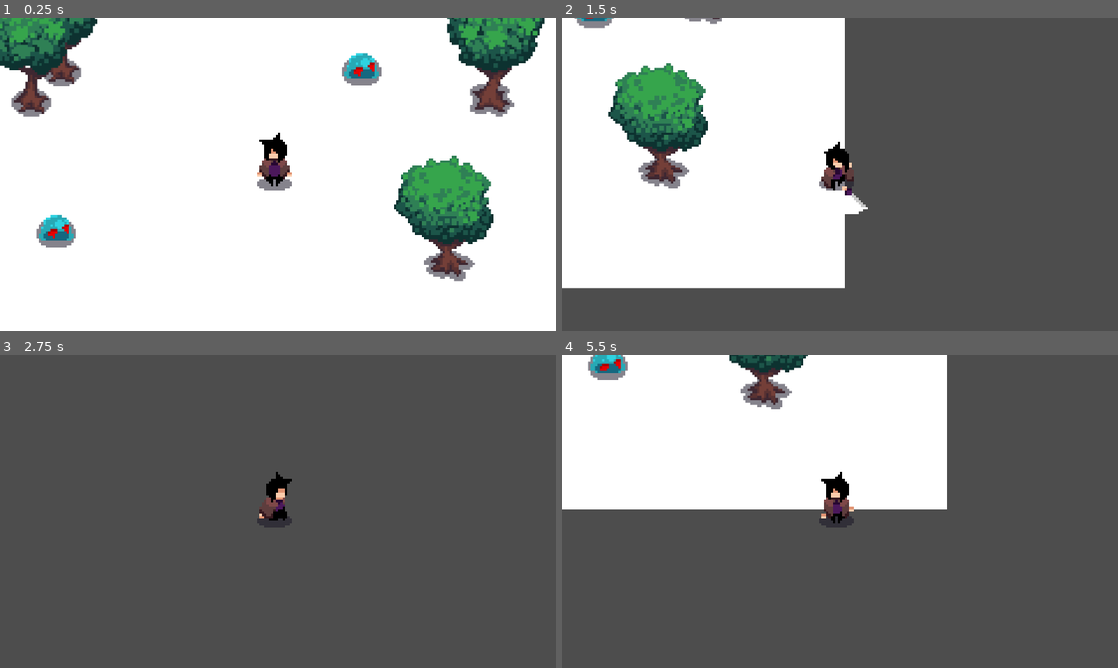
Above: before the commit, frames 1-4 (two rows, left to right).
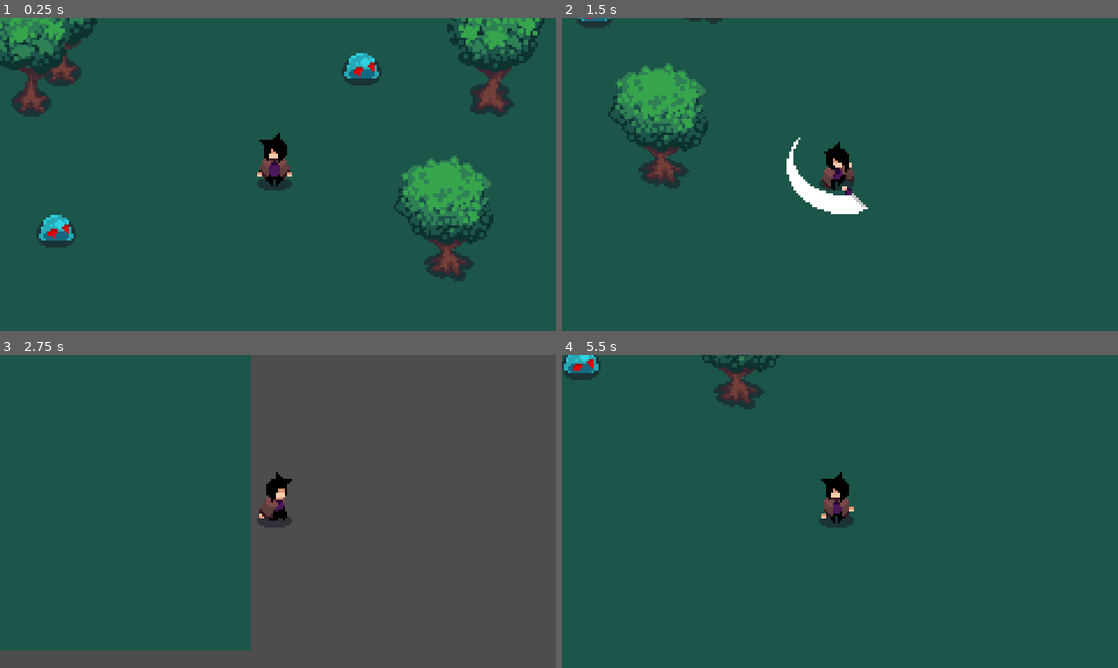
Above: after the commit, the same moments.

Repository: Jaycee293/First-Isometric
Game: Godot game, scene res://scenes/game.tscn
Two runs of this game, one before a commit and one after it. Both use one fixed random seed, a clock stepped at 60 frames per second and the inputs below.
Inputs:
- Up to frame 1 (0.25 s): no input
- Up to frame 2 (1.5 s): hold D (move_right) 0.53-1.28 s; tap Space (attack) at 0.6, 1.35 s; hold S (move_down) from 1.28 s (still down)
- Up to frame 3 (2.75 s): release S (move_down) at 2.03 s; hold D (move_right) from 2.03 s (still down); tap Space (attack) at 2.1 s
- Up to frame 4 (5.5 s): release D (move_right) at 2.78 s; hold W (move_up) 2.78-3.53 s; tap Space (attack) every 0.75 s from 2.85 to 5.1 s; hold A (move_left) 3.53-5.03 s; hold S (move_down) from 5.03 s (still down)

The runs differ from the first frame. In frame 1, 89% of the frame differs, in the area x 0-100%, y 0-100%; in frame 2, 94%; in frame 3, 43%; in frame 4, 99%.

Commit message:
attack, slime death
-finally hitbox works!
-still have to figure out the masks on slimes

Diff:
--- a/scenes/game.tscn
+++ b/scenes/game.tscn
@@ -10,10 +10,13 @@
 y_sort_enabled = true
 
 [node name="ColorRect" type="ColorRect" parent="."]
-offset_left = -140.0
-offset_top = -84.0
-offset_right = 154.0
-offset_bottom = 85.0
+z_index = -1
+offset_left = -270.0
+offset_top = -181.0
+offset_right = 24.0
+offset_bottom = -12.0
+scale = Vector2(1.8717445, 2.2895832)
+color = Color(0.10980392, 0.33333334, 0.28627452, 1)
 
 [node name="Player" parent="." instance=ExtResource("1_uwrxv")]
 position = Vector2(1, -11)
--- a/scenes/player.tscn
+++ b/scenes/player.tscn
@@ -622,7 +622,7 @@
 tracks/3/keys = {
 "times": PackedFloat32Array(0),
 "transitions": PackedFloat32Array(1),
-"update": 0,
+"update": 1,
 "values": [Vector2(0, 0)]
 }
 tracks/4/type = "value"
@@ -634,7 +634,7 @@
 tracks/4/keys = {
 "times": PackedFloat32Array(0),
 "transitions": PackedFloat32Array(1),
-"update": 0,
+"update": 1,
 "values": [0.0]
 }
 tracks/5/type = "value"
@@ -646,7 +646,7 @@
 tracks/5/keys = {
 "times": PackedFloat32Array(0),
 "transitions": PackedFloat32Array(1),
-"update": 0,
+"update": 1,
 "values": [Vector2(1, 1)]
 }
 tracks/6/type = "value"
@@ -658,12 +658,12 @@
 tracks/6/keys = {
 "times": PackedFloat32Array(0),
 "transitions": PackedFloat32Array(1),
-"update": 0,
+"update": 1,
 "values": [PackedVector2Array(-16, -9, -18, -9, -23, -1, -22, 13, -10, 24, 9, 26, 16, 21, 8, 13, -11, 8)]
 }
 tracks/7/type = "value"
 tracks/7/imported = false
-tracks/7/enabled = true
+tracks/7/enabled = false
 tracks/7/path = NodePath("Attack/MyHitBox/CollisionPolygon2D:disabled")
 tracks/7/interp = 1
 tracks/7/loop_wrap = true
@@ -671,7 +671,7 @@
 "times": PackedFloat32Array(0),
 "transitions": PackedFloat32Array(1),
 "update": 1,
-"values": [true]
+"values": [false]
 }
 
 [sub_resource type="Animation" id="Animation_y4r1p"]
@@ -723,7 +723,7 @@
 tracks/3/keys = {
 "times": PackedFloat32Array(0.06688266, 0.27075392),
 "transitions": PackedFloat32Array(1, 1),
-"update": 0,
+"update": 1,
 "values": [Vector2(0, 0), Vector2(0, 0)]
 }
 tracks/4/type = "value"
@@ -735,7 +735,7 @@
 tracks/4/keys = {
 "times": PackedFloat32Array(0.06688266, 0.27075392),
 "transitions": PackedFloat32Array(1, 1),
-"update": 0,
+"update": 1,
 "values": [0.0, 0.0]
 }
 tracks/5/type = "value"
@@ -747,7 +747,7 @@
 tracks/5/keys = {
 "times": PackedFloat32Array(0.06688266, 0.27075392),
 "transitions": PackedFloat32Array(1, 1),
-"update": 0,
+"update": 1,
 "values": [Vector2(1, 1), Vector2(1, 1)]
 }
 tracks/6/type = "value"
@@ -759,7 +759,7 @@
 tracks/6/keys = {
 "times": PackedFloat32Array(0.06688266, 0.27075392),
 "transitions": PackedFloat32Array(1, 1),
-"update": 0,
+"update": 1,
 "values": [PackedVector2Array(-16, -9, -18, -9, -23, -1, -22, 13, -10, 24, 9, 26, 16, 21, 8, 13, -11, 8), PackedVector2Array(-7, 12, -7, 13, -7, 14, -7, 15, -10, 24, 9, 26, 16, 21, 8, 13, -6, 12)]
 }
 tracks/7/type = "value"
@@ -769,10 +769,10 @@
 tracks/7/interp = 1
 tracks/7/loop_wrap = true
 tracks/7/keys = {
-"times": PackedFloat32Array(0, 0.33360752),
-"transitions": PackedFloat32Array(1, 1),
-"update": 1,
-"values": [false, true]
+"times": PackedFloat32Array(0, 0.065767206, 0.1681353),
+"transitions": PackedFloat32Array(1, 1, 1),
+"update": 1,
+"values": [true, false, true]
 }
 
 [sub_resource type="AnimationLibrary" id="AnimationLibrary_3v2ag"]
@@ -802,6 +802,7 @@
 [node name="MyHitBox" type="Area2D" parent="Attack"]
 collision_layer = 2
 collision_mask = 4
+monitorable = false
 script = ExtResource("11_d2wvv")
 metadata/_custom_type_script = "uid://ccnjq8vodv02x"
 
--- a/scenes/slime.tscn
+++ b/scenes/slime.tscn
@@ -1,11 +1,11 @@
-[gd_scene load_steps=13 format=3 uid="uid://3f26hrjg8ktd"]
+[gd_scene load_steps=14 format=3 uid="uid://3f26hrjg8ktd"]
 
 [ext_resource type="Script" uid="uid://betttjg6ojej7" path="res://scripts/slime.gd" id="1_2npkn"]
 [ext_resource type="Texture2D" uid="uid://d2jofgpff8a4q" path="res://assets/Pixelarium/Pixelarium - Enemy Pack1/Slime/Blue Slime/spr_Blue_slime_idle.png" id="1_p2gj0"]
 [ext_resource type="Texture2D" uid="uid://ydald0t0gv87" path="res://assets/Pixelarium/Pixelarium - Enemy Pack1/Slime/Blue Slime/spr_Blue_slime_attack.png" id="2_n6pvg"]
 [ext_resource type="Script" uid="uid://qwl46b8ba45y" path="res://scripts/myhurtbox.gd" id="2_pjw23"]
-[ext_resource type="Script" uid="uid://ccnjq8vodv02x" path="res://scripts/myhitbox.gd" id="4_fd6lc"]
 [ext_resource type="Texture2D" uid="uid://deox1mii80mb6" path="res://assets/Pixelarium/Pixelarium - Enemy Pack1/Slime/Blue Slime/spr_Blue_slime_hurt.png" id="5_fd6lc"]
+[ext_resource type="Texture2D" uid="uid://q3jxocmrv8rt" path="res://assets/Pixelarium/Pixelarium - Enemy Pack1/Slime/Blue Slime/spr_Blue_slime_death.png" id="6_fd6lc"]
 
 [sub_resource type="Animation" id="Animation_2npkn"]
 length = 0.001
@@ -80,6 +80,30 @@
 "transitions": PackedFloat32Array(1),
 "update": 0,
 "values": [0.0]
+}
+tracks/6/type = "value"
+tracks/6/imported = false
+tracks/6/enabled = true
+tracks/6/path = NodePath("Sprite2D/MyHurtBox/CollisionPolygon2D:disabled")
+tracks/6/interp = 1
+tracks/6/loop_wrap = true
+tracks/6/keys = {
+"times": PackedFloat32Array(0),
+"transitions": PackedFloat32Array(1),
+"update": 1,
+"values": [false]
+}
+tracks/7/type = "value"
+tracks/7/imported = false
+tracks/7/enabled = true
+tracks/7/path = NodePath("CollisionShape2D:disabled")
+tracks/7/interp = 1
+tracks/7/loop_wrap = true
+tracks/7/keys = {
+"times": PackedFloat32Array(0),
+"transitions": PackedFloat32Array(1),
+"update": 1,
+"values": [false]
 }
 
 [sub_resource type="Animation" id="Animation_fd6lc"]
@@ -279,10 +303,75 @@
 "values": [0.0, 0.0, 0.0, 0.0, 0.0, 0.0]
 }
 
+[sub_resource type="Animation" id="Animation_v5wyi"]
+resource_name = "die"
+step = 0.066
+tracks/0/type = "value"
+tracks/0/imported = false
+tracks/0/enabled = true
+tracks/0/path = NodePath("Sprite2D:texture")
+tracks/0/interp = 1
+tracks/0/loop_wrap = true
+tracks/0/keys = {
+"times": PackedFloat32Array(0),
+"transitions": PackedFloat32Array(1),
+"update": 1,
+"values": [ExtResource("6_fd6lc")]
+}
+tracks/1/type = "value"
+tracks/1/imported = false
+tracks/1/enabled = true
+tracks/1/path = NodePath("Sprite2D:hframes")
+tracks/1/interp = 1
+tracks/1/loop_wrap = true
+tracks/1/keys = {
+"times": PackedFloat32Array(0),
+"transitions": PackedFloat32Array(1),
+"update": 1,
+"values": [15]
+}
+tracks/2/type = "value"
+tracks/2/imported = false
+tracks/2/enabled = true
+tracks/2/path = NodePath("Sprite2D:frame")
+tracks/2/interp = 1
+tracks/2/loop_wrap = true
+tracks/2/keys = {
+"times": PackedFloat32Array(0, 0.066, 0.132, 0.198, 0.264, 0.32999998, 0.396, 0.462, 0.528, 0.594, 0.65999997, 0.726, 0.792, 0.858, 0.924),
+"transitions": PackedFloat32Array(1, 1, 1, 1, 1, 1, 1, 1, 1, 1, 1, 1, 1, 1, 1),
+"update": 1,
+"values": [0, 1, 2, 3, 4, 5, 6, 7, 8, 9, 10, 11, 12, 13, 14]
+}
+tracks/3/type = "value"
+tracks/3/imported = false
+tracks/3/enabled = true
+tracks/3/path = NodePath("Sprite2D/MyHurtBox/CollisionPolygon2D:disabled")
+tracks/3/interp = 1
+tracks/3/loop_wrap = true
+tracks/3/keys = {
+"times": PackedFloat32Array(0, 0.3),
+"transitions": PackedFloat32Array(1, 1),
+"update": 1,
+"values": [false, true]
+}
+tracks/4/type = "value"
+tracks/4/imported = false
+tracks/4/enabled = true
+tracks/4/path = NodePath("CollisionShape2D:disabled")
+tracks/4/interp = 1
+tracks/4/loop_wrap = true
+tracks/4/keys = {
+"times": PackedFloat32Array(0, 0.32),
+"transitions": PackedFloat32Array(1, 1),
+"update": 1,
+"values": [false, true]
+}
+
 [sub_resource type="AnimationLibrary" id="AnimationLibrary_gstla"]
 _data = {
 &"RESET": SubResource("Animation_2npkn"),
 &"attack": SubResource("Animation_fd6lc"),
+&"die": SubResource("Animation_v5wyi"),
 &"hurt": SubResource("Animation_gstla"),
 &"idle": SubResource("Animation_pjw23")
 }
@@ -292,7 +381,7 @@
 
 [node name="Slime" type="CharacterBody2D"]
 collision_layer = 4
-collision_mask = 7
+collision_mask = 5
 script = ExtResource("1_2npkn")
 
 [node name="Sprite2D" type="Sprite2D" parent="."]
@@ -301,21 +390,11 @@
 
 [node name="MyHurtBox" type="Area2D" parent="Sprite2D"]
 collision_layer = 4
-collision_mask = 2
+collision_mask = 0
 script = ExtResource("2_pjw23")
 metadata/_custom_type_script = "uid://qwl46b8ba45y"
 
 [node name="CollisionPolygon2D" type="CollisionPolygon2D" parent="Sprite2D/MyHurtBox"]
-polygon = PackedVector2Array(-6, -1, -6, 4, -5, 4, -5, 5, -4, 5, -4, 6, 5, 6, 5, 5, 6, 5, 6, 4, 7, 4, 7, -1, 6, -1, 6, -4, 5, -4, 5, -5, 3, -5, 3, -6, -2, -6, -2, -5, -4, -5, -4, -4, -5, -4, -5, -1)
-
-[node name="MyHitBox" type="Area2D" parent="Sprite2D"]
-collision_layer = 4
-collision_mask = 2
-monitoring = false
-script = ExtResource("4_fd6lc")
-metadata/_custom_type_script = "uid://ccnjq8vodv02x"
-
-[node name="CollisionPolygon2D" type="CollisionPolygon2D" parent="Sprite2D/MyHitBox"]
 polygon = PackedVector2Array(-6, -1, -6, 4, -5, 4, -5, 5, -4, 5, -4, 6, 5, 6, 5, 5, 6, 5, 6, 4, 7, 4, 7, -1, 6, -1, 6, -4, 5, -4, 5, -5, 3, -5, 3, -6, -2, -6, -2, -5, -4, -5, -4, -4, -5, -4, -5, -1)
 
 [node name="AnimationPlayer" type="AnimationPlayer" parent="."]
--- a/scripts/myhitbox.gd
+++ b/scripts/myhitbox.gd
@@ -5,5 +5,5 @@
 
 func _on_body_entered(body: Node2D) -> void:
 	body.has_method("take_damage")
-	print("entered ")
+	print("entered")
 	body.take_damage()
--- a/scripts/player.gd
+++ b/scripts/player.gd
@@ -30,6 +30,7 @@
 		animated_sprite_2d.play("front_idle")
 
 func _do_attack():
+	print("do attack")
 	animated_sprite_2d.hide()
 	attack.show()
 	animation_player.play("front_attack")
--- a/scripts/slime.gd
+++ b/scripts/slime.gd
@@ -1,16 +1,27 @@
 extends CharacterBody2D
 
 var health = 2
+var is_dead = false
 @onready var animation_player: AnimationPlayer = $AnimationPlayer
 @onready var player: CharacterBody2D = $"../Player"
+@onready var slime: CharacterBody2D = $"."
 
 func _physics_process(delta: float) -> void:
-	var direction = global_position.direction_to(player.global_position)
-	velocity = direction * 20
-	move_and_slide()
+	if is_dead:
+		return  # Skip movement entirely
+	else:
+		var direction = global_position.direction_to(player.global_position)
+		velocity = direction * 20
+		move_and_slide()
 
 func take_damage():
 	health -= 1
+	animation_player.play("hurt")
 	print("hurt")
-	if health == 0:
+	if health <= 0:
+		is_dead = true
+		velocity = Vector2.ZERO
+		slime.z_index = -1
+		animation_player.play("die")
+		await animation_player.animation_finished
 		queue_free()
